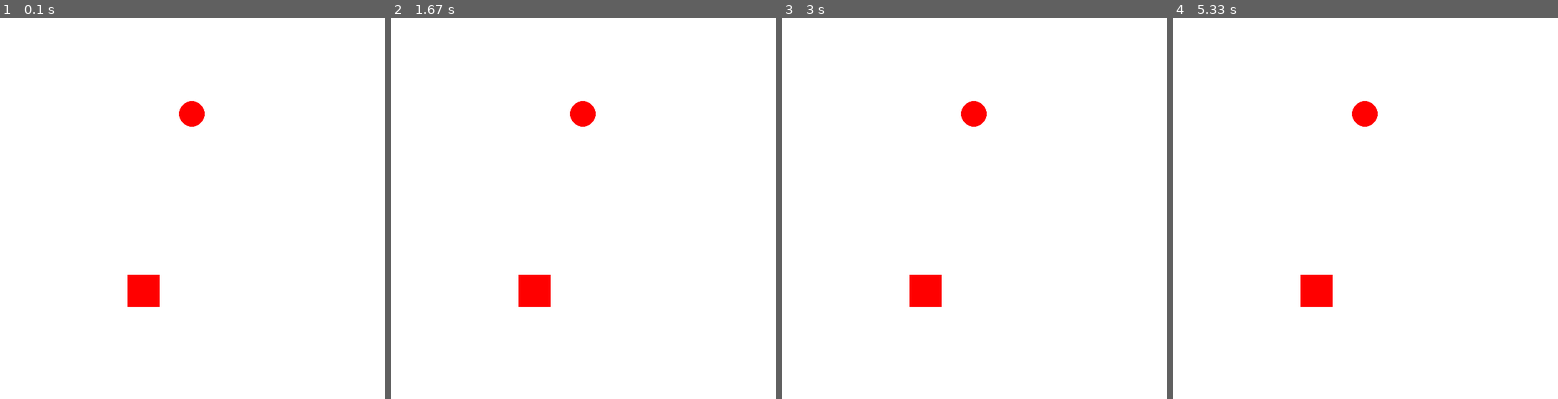
Above: before the commit, frames 1-4 (left to right).
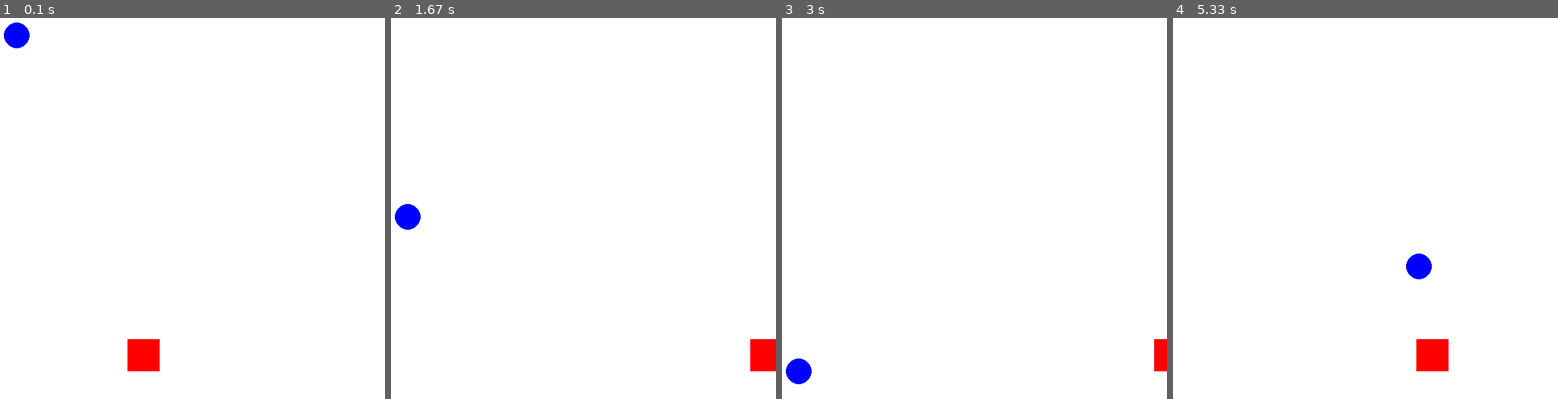
Above: after the commit, the same moments.

Repository: federicoImmeLav/Coding_25-26
Game: pygame game, started from Python/1D/027-acchiappa.py
Same seed, same stepped clock (60 frames per second), same inputs: the game is played once before the commit and once after it.
Inputs:
- Up to frame 1 (0.1 s): no input
- Up to frame 2 (1.67 s): hold Right 0.33-0.8 s; hold Right 0.83-1.3 s; hold Left from 1.33 s (still down)
- Up to frame 3 (3 s): release Left at 1.87 s; hold Left 1.9-2.3 s; hold Right 2.33-2.97 s
- Up to frame 4 (5.33 s): hold Left 3-3.47 s; hold Right 3.5-3.97 s; hold Right 4-4.47 s; hold Left 4.5-5.03 s; hold Left from 5.07 s (still down)

The runs differ from the first frame. In frame 1, 2.1% of the frame differs, in the area x 1-54%, y 1-93%; in frame 2, 2.0%; in frame 3, 1.7%; in frame 4, 2.1%.

Commit message:
python 1D

Diff:
--- a/Python/1D/027-acchiappa.py
+++ b/Python/1D/027-acchiappa.py
@@ -14,18 +14,29 @@
 bianco = (255,255,255)
 # creo il rosso
 rosso = (255, 0, 0)
+blu = (0, 0, 255)
+
+verde = (0,255,0)
+viola = (138, 43, 226)
+colori = [bianco, verde, viola]
+colore_sfondo = random.choice(colori)
+
 # definire le coordinate del quadrato
-x_quad = 200
-y_quad = 400
+quad_x = 200
+quad_y = 500
 # definisco il lato del quadrato
 lato = 50
 
 # definisco coordinate del cerchio
-x_cer = 300
-y_cer = 150
+cer_x = random.randint(10 , larghezza-50)
+cer_y = 10
 # raggio del cerchio
 raggio = 20
+# velocità del cerchio
+cer_vel = 3
 
+# imposto il clock per i tick del gioco
+clock = pygame.time.Clock()
 
 # creo il loop del gioco, che è un while che fa funzionare tutto
 # fino a quando non si decide che deve spegnersi
@@ -35,13 +46,45 @@
         if evento.type == pygame.QUIT:
             gioco = False
     # imposto il colore dello sfondo
-    schermo.fill(bianco)
+    schermo.fill(colore_sfondo)
+
+    # aumento la y del cerchio di cer_vel
+    cer_y += cer_vel
+
+    # imposto che pygame si accorge se io schiaccio un tasto
+    # e sa che tasto sto schiacciando
+    tasto = pygame.key.get_pressed()
+    # se premo il tasto a sinistra si muove a sinistra
+    if tasto[pygame.K_LEFT]:
+        quad_x -= 10
+    if tasto[pygame.K_RIGHT]:
+        quad_x += 10
+
+    # devo misurare la distanza tra cerchio e quadrato
+    # distanza in orizzontale
+    centro_x = quad_x + lato / 2
+    centro_y = quad_y + lato / 2
+
+    dx = abs(cer_x - centro_x)
+    dy = abs(cer_y - centro_y)
+
+    if dx < 30 and dy < 30:
+        cer_x = random.randint(10 , larghezza-50)
+        cer_y = 0
+        colore_sfondo = random.choice(colori)
+
+    # imposto che se arrivo al bordo inferiore il pallino torna su
+    if cer_y > 580:
+        cer_x = random.randint(10 , larghezza-50)
+        cer_y = 0
 
     # disegna il quadrato
-    pygame.draw.rect(schermo, rosso, (x_quad, y_quad, lato,lato))
+    pygame.draw.rect(schermo, rosso, (quad_x, quad_y, lato,lato))
     # disegno il cerchi
-    pygame.draw.circle(schermo, rosso, (x_cer,y_cer), raggio)
+    pygame.draw.circle(schermo, blu, (cer_x,cer_y), raggio)
     # aggiorno tutto quello che succede prima
     pygame.display.update()
+    # imposto i tick del gioco al secondo
+    clock.tick(60)
 
 pygame.quit()
--- /dev/null
+++ b/Python/1D/028-semaforo.py
@@ -0,0 +1,71 @@
+import turtle
+import time
+
+# creo la schermata di gioco
+s = turtle.Screen()
+
+# creo il primo cerchio del semaforo
+t1 = turtle.Turtle()
+t1.shape("circle")
+t1.shapesize(5)
+t1.color("gray")
+t1.teleport(0, 150)
+
+t2 = turtle.Turtle()
+t2.shape("circle")
+t2.shapesize(5)
+t2.color("gray")
+t2.teleport(0, 0)
+
+t3 = turtle.Turtle()
+t3.shape("circle")
+t3.shapesize(5)
+t3.color("gray")
+t3.teleport(0, -150)
+
+# creo lo stato iniziale
+stato = "spento"
+
+# creo la funz semaforo
+def semaforo():
+    global stato
+    # faccio dipendere il colore dallo stato in cui siamo
+    if stato == "spento" or stato == "giallo":
+        t1.color("red")
+        t2.color("gray")
+        stato = "rosso"
+
+    elif stato == "rosso":
+        t3.color("green")
+        t1.color("gray")
+        t1.color("gray")
+        stato = "verde"
+
+    elif stato == "verde":
+        t3.color("gray")
+        t2.color("orange")
+        stato = "giallo"
+
+def errore():
+    global stato
+    t1.color("gray")
+    t3.color("gray")
+    stato = "404"
+    while stato == "404":
+        t2.color("gray")
+        time.sleep(0.2)
+        t2.color("orange")
+        time.sleep(0.2)
+
+def reset():
+    global stato
+    t2.color("gray")
+    stato = "spento"
+
+# imposto barra spaziatrice come comando che fa iniziare qualcosa
+s.listen()
+s.onkey(semaforo, "space")
+s.onkey(errore, "a")
+s.onkey(reset, "r")
+
+s.mainloop()
